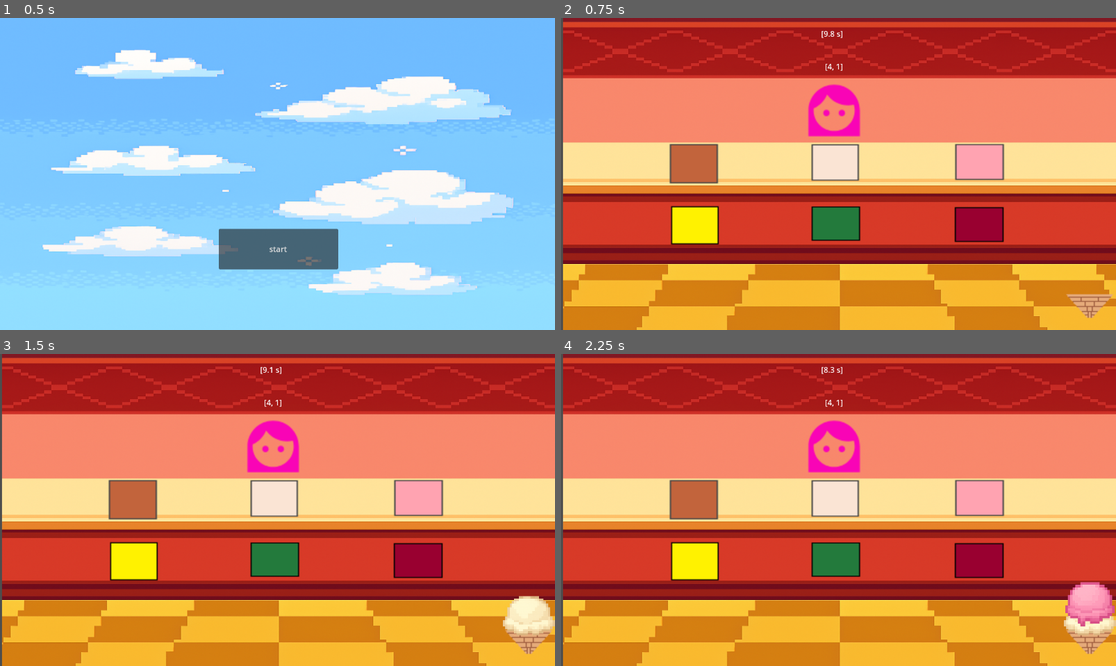
Above: before the commit, frames 1-4 (two rows, left to right).
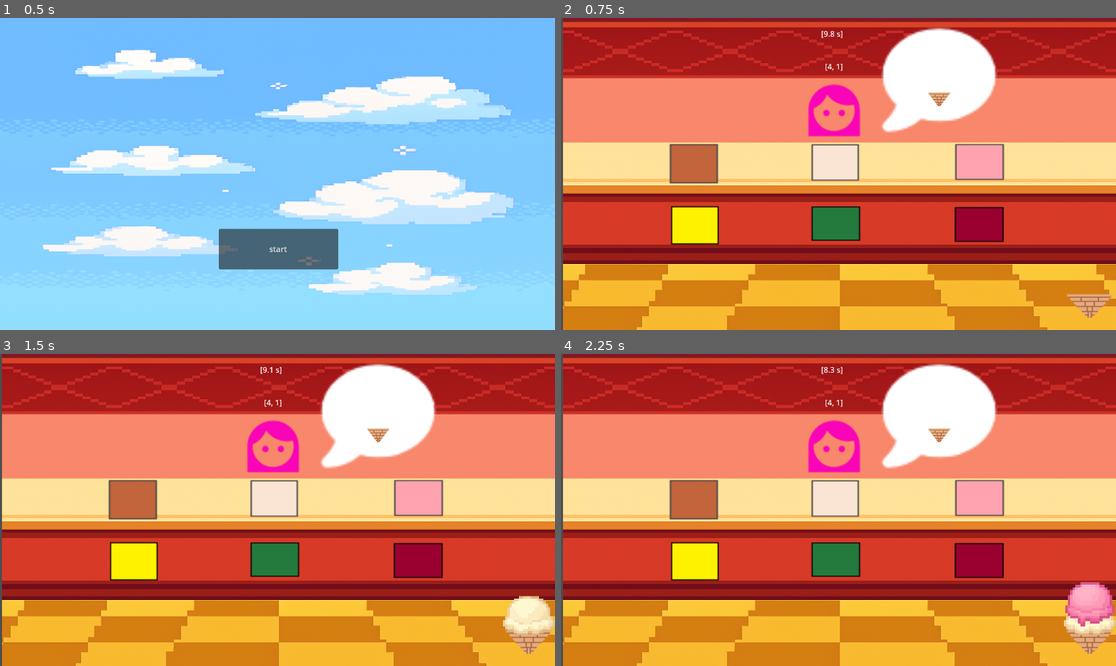
Above: after the commit, the same moments.

Repository: adamsutan/ice_cream_arcade
Game: Godot game, scene res://main_menu.tscn
The game is run twice, just before and just after one commit, with the same random seed, the same clock (stepped at 60 frames per second) and the same inputs.
Inputs (mouse positions are in pixels of both pictures, inside the frame that each line leads up to):
- Up to frame 1 (0.5 s): no input
- Up to frame 2 (0.75 s): click "start" at 0.5 s
- Up to frame 3 (1.5 s): click (271, 497) at 1.25 s
- Up to frame 4 (2.25 s): click (977, 497) at 2 s

Frame 1 is identical in both runs. In frame 2, 5.3% of the frame differs, in the area x 57-79%, y 3-37%; in frame 3, 5.3%; in frame 4, 5.3%.

Commit message:
gatau di otak-atik banyak bat aowkwkwkwk, intinya mau nyari supaya ada es krim di bubble nya

Diff:
--- a/game.gd
+++ b/game.gd
@@ -1,56 +1,99 @@
 extends Node2D
-@onready var male_customer_scene = preload("res://customer_m.tscn")
-@onready var female_customer_scene = preload("res://customer_f.tscn")
-@onready var vanilla_scene = preload("res://vanilla_scoop.tscn")
-@onready var strawberry_scene = preload("res://strawberry_scoop.tscn")
-@onready var chocolate_scene = preload("res://chocolate_scoop.tscn")
-@onready var Banana_scene = preload("res://banana_scoop.tscn")
-@onready var green_tea_scene = preload("res://green_tea_scoop.tscn")
-@onready var red_velvet_scene = preload("res://red_velvet_scoop.tscn")
+
+# Customer scenes (exported so you can override in the Inspector, with sensible defaults)
+@export var male_customer_scene: PackedScene = preload("res://customer_m.tscn")
+@export var female_customer_scene: PackedScene = preload("res://customer_f.tscn")
+
+# Scoop scenes (exported so designer dapat drag & drop di Inspector; default preloads disediakan)
+@export var vanilla_scene: PackedScene = preload("res://vanilla_scoop.tscn")
+@export var strawberry_scene: PackedScene = preload("res://strawberry_scoop.tscn")
+@export var chocolate_scene: PackedScene = preload("res://chocolate_scoop.tscn")
+@export var banana_scene: PackedScene = preload("res://banana_scoop.tscn")
+@export var green_tea_scene: PackedScene = preload("res://green_tea_scoop.tscn")
+@export var red_velvet_scene: PackedScene = preload("res://red_velvet_scoop.tscn")
+
 @onready var timer = $Timer
 @onready var time_label: RichTextLabel = $TimerDisplay
 @onready var order_debug: RichTextLabel = $Order
 @onready var scoop_container = $"IceCreamDisplay/scoop_currently"
 @onready var customer_position = $"CustomerDisplay"
 
+# Path (relative to this node) to the node that should contain order scoops.
+# Sesuaikan kalau struktur scene root-mu beda. Default sesuai screenshotmu.
+@export var order_scoops_rel_path: String = "OrderDisplay/border_scoops"
+
+# Visual tweaks untuk order display (Inspector-friendly)
+@export var order_scoop_scale: Vector2 = Vector2(0.6, 0.6)
+@export var order_scoop_spacing: float = -14.0
+
 var current_customer = null
 var scoop_count = 0
 var scoop_spacing = -30
 
-var avail_scoops: Array = [1,2,3,4,5,6] #kode buat rasa in case mau tambah rasa
+# Mapping kode rasa -> PackedScene (dibangun di _ready dari exported vars)
+var scoop_map: Dictionary = {}
+
+# available scoop codes (dipakai untuk generate order)
+var avail_scoops: Array = []
+
 var order: Array = []
 var serve: Array = []
 
 func _ready() -> void:
+    # bangun mapping kode -> scene (kamu bisa ubah kode sesuai kebutuhan)
+    scoop_map = {
+        1: chocolate_scene,
+        2: vanilla_scene,
+        3: strawberry_scene,
+        4: banana_scene,
+        5: green_tea_scene,
+        6: red_velvet_scene
+    }
+    # avail_scoops adalah daftar key dari scoop_map, dipakai untuk generate_order
+    avail_scoops = scoop_map.keys()
+    randomize()
+
     generate_order()
     spawn_customer()
+    # tampilkan order di bubble awal
+    display_order_in_bubble(order)
 
 func _process(_delta: float) -> void:
-    # Timer
+    # Timer display
     if timer.is_stopped():
         time_label.text = "[0.0 s]"
     else:
         time_label.text = "[%.1f s]" % timer.time_left
 
+    # debug text tetap ada (boleh dihapus)
     order_debug.text = str(order)
 
-    if serve == order:
+    # urutan harus sama -> langsung bandingkan array
+    if serve == order and serve.size() > 0:
         on_serve_match()
 
 func on_serve_match() -> void:
     timer.wait_time = 10.0
     timer.start()
+
     await get_tree().create_timer(0.5).timeout
+
+    # bersihkan scoop yang ada pada player
     for scoop in scoop_container.get_children():
         scoop.queue_free()
     scoop_count = 0
     serve = []
 
-    for customer in customer_position.get_children():
-        current_customer.queue_free()
-
+    # bersihkan customer(s)
+    for c in customer_position.get_children():
+        c.queue_free()
+    current_customer = null
+
+    # clear order bubble then generate new order + spawn
+    clear_order_bubble()
     generate_order()
     spawn_customer()
+    display_order_in_bubble(order)
 
 func spawn_customer():
     var choice = randi() % 2
@@ -58,43 +101,89 @@
         current_customer = male_customer_scene.instantiate()
     else:
         current_customer = female_customer_scene.instantiate()
-    #current_customer.position = Vector2(300, 200)  # Adjust to shop layout
     customer_position.add_child(current_customer)
-
-    #current_customer.generate_order()
+    # Jika customer memiliki metode generate_order sendiri, bisa dipanggil di sini
 
 func generate_order():
     var max_scoop = 3
     var min_scoop = 1
     var count = randi() % (max_scoop - min_scoop + 1) + min_scoop
+
     var shuffled = avail_scoops.duplicate()
-    # Fisher-Yates shuffle
     for i in range(shuffled.size() - 1, 0, -1):
         var j = randi() % (i + 1)
         var tmp = shuffled[i]
         shuffled[i] = shuffled[j]
         shuffled[j] = tmp
-    # Pilih count teratas (slice) hasil shuffle jadi order
+
     order = shuffled.slice(0, count)
 
-func add_scoop(scoop_scene: PackedScene) -> void:
-    if scoop_count >= 3 :
-        return #
-    var scoop = scoop_scene.instantiate()   # <-- this line belongs to add_scoop
+func add_scoop_by_scene(scoop_scene: PackedScene) -> void:
+    if scoop_count >= 3:
+        return
+    if scoop_scene == null:
+        push_error("Tried to add null scoop scene")
+        return
+    var scoop = scoop_scene.instantiate()
     scoop.position = Vector2(0, scoop_spacing * scoop_count)
     scoop_container.add_child(scoop)
     scoop_count += 1
 
+func add_scoop_by_code(code: int) -> void:
+    var scene = scoop_map.get(code, null)
+    if scene == null:
+        push_error("No scoop scene mapped for code: %s" % str(code))
+        return
+    add_scoop_by_scene(scene)
+
+# ----- UPDATED: tampilkan order di node OrderDisplay/bubble/cone/order_scoops -----
+# Karena struktur scene-mu menempatkan OrderDisplay di root, fungsi ini mencari node
+# dari root script (get_node_or_null(order_scoops_rel_path)) dan menambahkan scoop preview.
+func display_order_in_bubble(order_arr: Array) -> void:
+    var container: Node = get_node_or_null(order_scoops_rel_path)
+    if container == null:
+        push_warning("Order display node not found at path '%s'. Adjust order_scoops_rel_path." % order_scoops_rel_path)
+        return
+
+    # kosongkan dulu
+    for child in container.get_children():
+        child.queue_free()
+
+    var n = order_arr.size()
+    for i in range(n):
+        var code = order_arr[i]
+        var scene = scoop_map.get(code, null)
+        if scene == null:
+            continue
+        var inst = scene.instantiate()
+        # set tweak visual: skala kecil agar muat di bubble
+        inst.scale = order_scoop_scale
+        # posisi relatif terhadap container; letakkan agar tumpukan terlihat di atas cone
+        # index 0 -> scoop paling atas, jadi pos Y = spacing * (n - 1 - i)
+        inst.position = Vector2(0, order_scoop_spacing * (n - 1 - i))
+        # atur z_index supaya scoops yang lebih atas digambar di atas
+        if inst is Node2D:
+            inst.z_index = i
+        container.add_child(inst)
+
+func clear_order_bubble() -> void:
+    var container: Node = get_node_or_null(order_scoops_rel_path)
+    if container == null:
+        return
+    for child in container.get_children():
+        child.queue_free()
+# -------------------------------------------------
+
 func _on_vanilla_pressed() -> void:
-    add_scoop(vanilla_scene)
+    add_scoop_by_code(2)
     serve.append(2)
 
 func _on_strawberry_pressed() -> void:
-    add_scoop(strawberry_scene)
+    add_scoop_by_code(3)
     serve.append(3)
 
 func _on_chocolate_pressed() -> void:
-    add_scoop(chocolate_scene)
+    add_scoop_by_code(1)
     serve.append(1)
 
 func _on_cone_pressed() -> void:
@@ -102,21 +191,20 @@
         scoop.queue_free()
     scoop_count = 0
     serve = []
+    # optionally clear order preview when player clears cone
+    # clear_order_bubble()
 
 func _on_timer_timeout() -> void:
     get_tree().change_scene_to_file("res://game_over.tscn")
-    # nanti bikin scene game_over trus panggil disini
 
 func _on_red_velvet_pressed() -> void:
-    add_scoop(red_velvet_scene)
+    add_scoop_by_code(6)
     serve.append(6)
 
-
 func _on_green_tea_pressed() -> void:
-    add_scoop(green_tea_scene)
+    add_scoop_by_code(5)
     serve.append(5)
 
-
 func _on_banana_pressed() -> void:
-    add_scoop(Banana_scene)
+    add_scoop_by_code(4)
     serve.append(4)
--- a/game.tscn
+++ b/game.tscn
@@ -1,9 +1,10 @@
-[gd_scene load_steps=10 format=3 uid="uid://dc5ka3tmdkpv8"]
+[gd_scene load_steps=11 format=3 uid="uid://dc5ka3tmdkpv8"]
 
 [ext_resource type="Texture2D" uid="uid://dj13e2ptitolf" path="res://assets/graphics/backgrounds/store.png" id="1_80nbo"]
 [ext_resource type="Script" uid="uid://b3uftux6yopk0" path="res://game.gd" id="1_ryrav"]
 [ext_resource type="Texture2D" uid="uid://dmtc5os38ebok" path="res://assets/graphics/ice_creams/vanilla.png" id="2_fc0e3"]
 [ext_resource type="Texture2D" uid="uid://6xe1036gk6h2" path="res://assets/graphics/ice_creams/strawberry.png" id="3_7jktm"]
+[ext_resource type="Texture2D" uid="uid://buagq4r1h6jci" path="res://assets/graphics/chat_bubble/chat_bubble.png" id="3_hve3p"]
 [ext_resource type="Texture2D" uid="uid://c67y7y6fpdthk" path="res://assets/graphics/ice_creams/chocolate.png" id="4_ryrav"]
 [ext_resource type="Texture2D" uid="uid://citjw5qgp42g1" path="res://assets/graphics/ice_creams/cone.png" id="6_eow3j"]
 [ext_resource type="Texture2D" uid="uid://cj48yblwtk5kh" path="res://assets/graphics/ice_creams/banana template.png" id="7_vef74"]
@@ -40,6 +41,19 @@
 
 [node name="CustomerDisplay" type="Node2D" parent="."]
 position = Vector2(567, 193)
+
+[node name="OrderDisplay" type="Node2D" parent="."]
+position = Vector2(785, 130)
+
+[node name="bubble" type="Sprite2D" parent="OrderDisplay"]
+scale = Vector2(4, 4)
+texture = ExtResource("3_hve3p")
+
+[node name="cone" type="Sprite2D" parent="OrderDisplay"]
+position = Vector2(0, 29)
+texture = ExtResource("6_eow3j")
+
+[node name="order_scoops" type="Node2D" parent="OrderDisplay"]
 
 [node name="Vanilla" type="TextureButton" parent="."]
 offset_left = 475.0
Binary file added: assets/graphics/chat_bubble/chat_bubble.png
Not shown, added: assets/graphics/chat_bubble/chat_bubble.png.import
